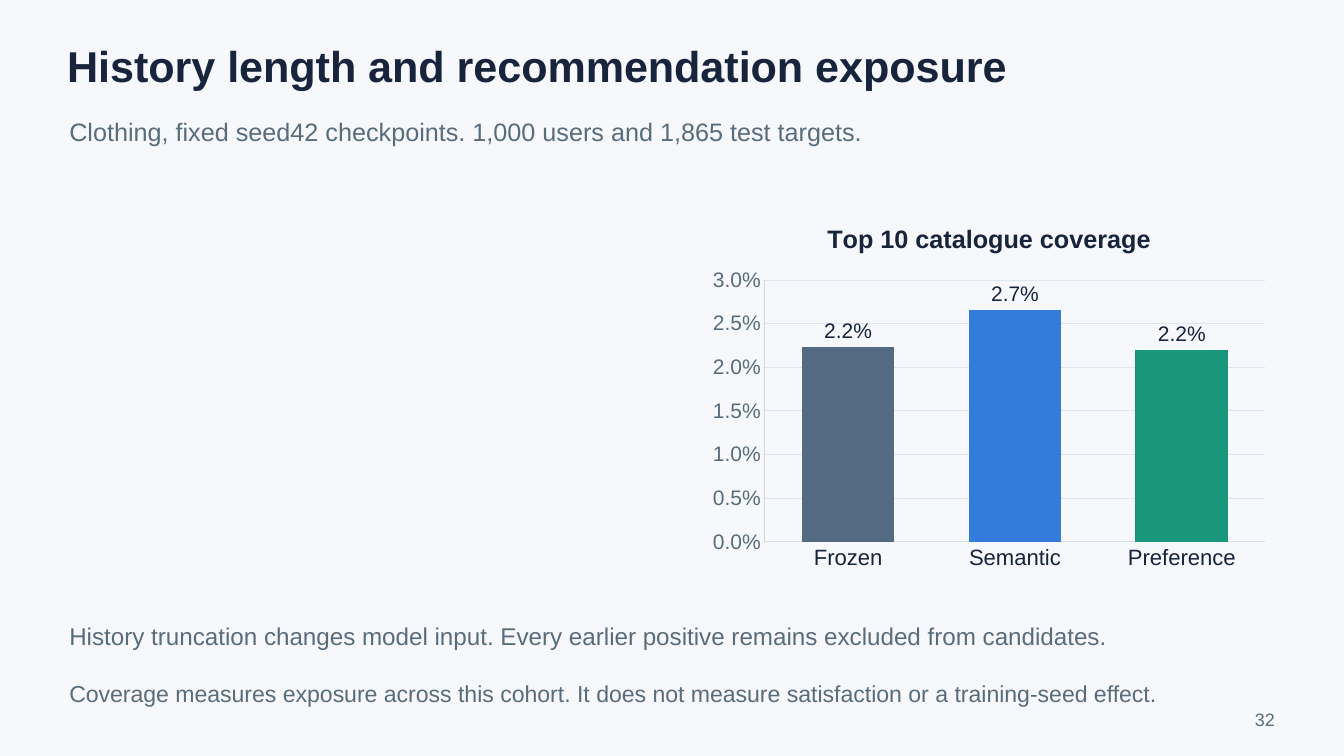
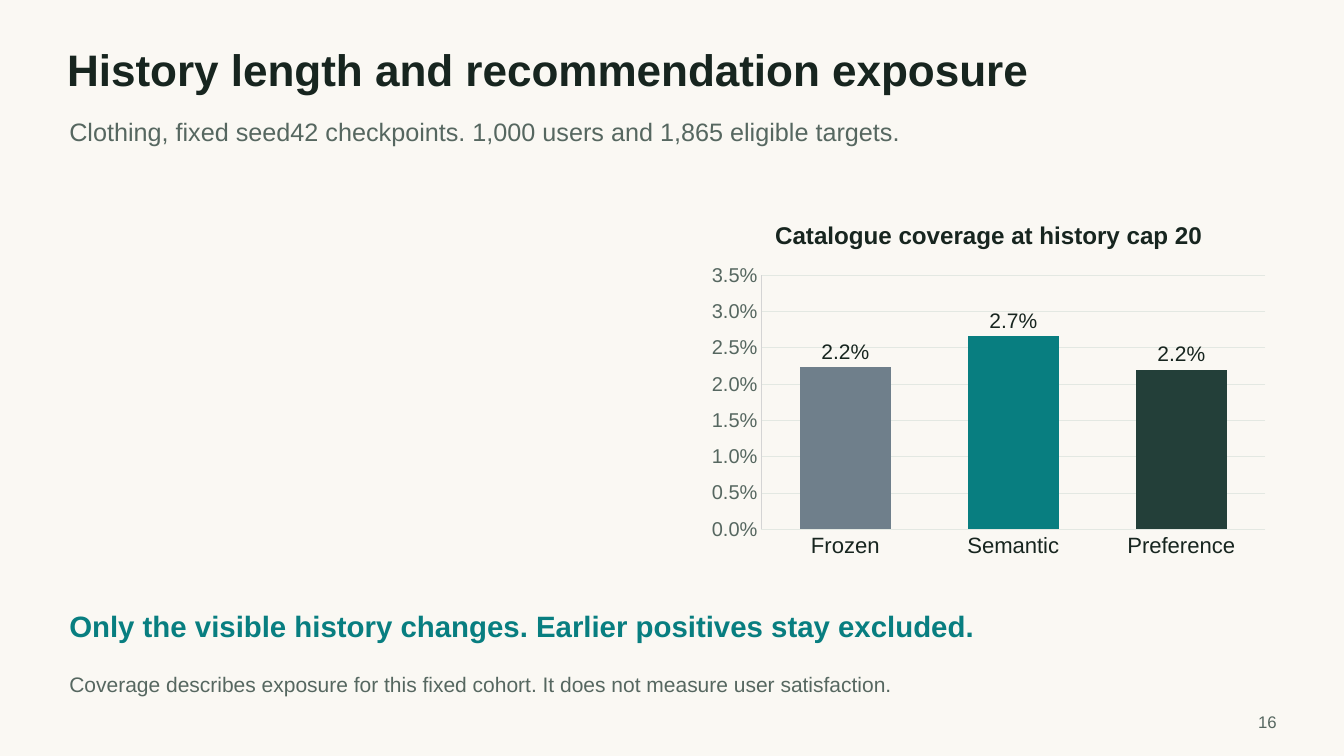
Before and after one commit to cjk041212/ShopLens, a slide deck: slide 16 of reports/ShopLens_Qwen_presentation.pptx (slide 32 before the commit). Drawn at 1344x756 pixels with LibreOffice and Linux fonts; fonts in the diff are those of the drawing. Boxes give left, top, right and bottom in pixels: in the first picture for what was removed or moved away, otherwise in the second. Text is boxed around its words. In the diff, an @@ line names an element or a change of style, - is before the commit and + after.

```diff
--- a/reports/ShopLens_Qwen_presentation.pptx
+++ b/reports/ShopLens_Qwen_presentation.pptx
@@ background #F6F8FC to #FAF8F3 @@
@@ text "History length and recommendation exposure" at (67, 54, 1028, 94): size 30.8 to 31.5 pt, text colour #17243C to #17251F @@
@@ text at (69, 122, 900, 146): text changed; text colour #586C7C to #566760 @@
-Clothing, fixed seed42 checkpoints. 1,000 users and 1,865 test targets.
+Clothing, fixed seed42 checkpoints. 1,000 users and 1,865 eligible targets.
@@ column chart at (701, 203, 1277, 565) @@
@@ title "Top 10 catalogue coverage " to "Catalogue coverage at history cap 20 " @@
@@ colour of Series 1 #546982 to #6F7F8B @@
@@ data labels of Series 1 changed @@
@@ colours of single points changed @@
@@ category axis changed @@
@@ value axis changed @@
@@ bar spacing changed @@
@@ background changed @@
@@ column chart: place and size @@
-column chart at (702, 205, 1277, 578)
+column chart at (701, 203, 1277, 565)
@@ text at (69, 615, 974, 643): text changed; size 17.2 to 21 pt; text colour #586C7C to #087E80; bold on @@
-History truncation changes model input. Every earlier positive remains excluded from candidates.
+Only the visible history changes. Earlier positives stay excluded.
@@ text at (69, 677, 892, 697): text changed; size 16.5 to 15 pt; text colour #586C7C to #566760 @@
-Coverage measures exposure across this cohort. It does not measure satisfaction or a training-seed effect.
+Coverage describes exposure for this fixed cohort. It does not measure user satisfaction.
@@ text removed at (1255, 713, 1275, 726) @@
-32
@@ text added at (1258, 716, 1277, 728), 12 pt, text #566760 @@
+16
```
Also in this commit, not shown: 1 other slide changed, 18 slides added, 32 slides removed, 9 other files.
